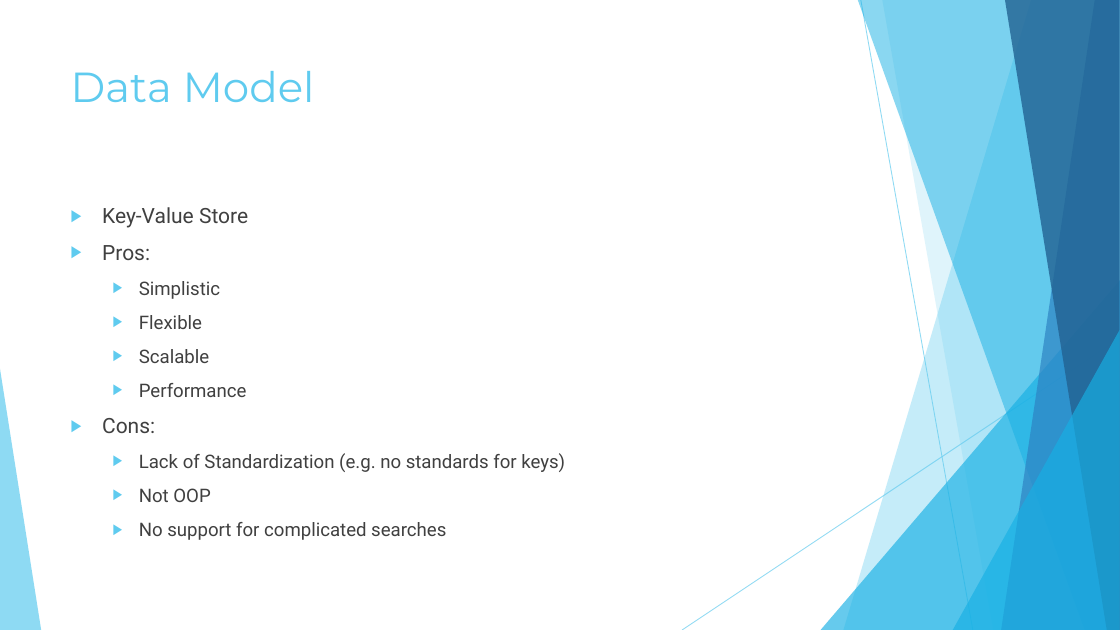
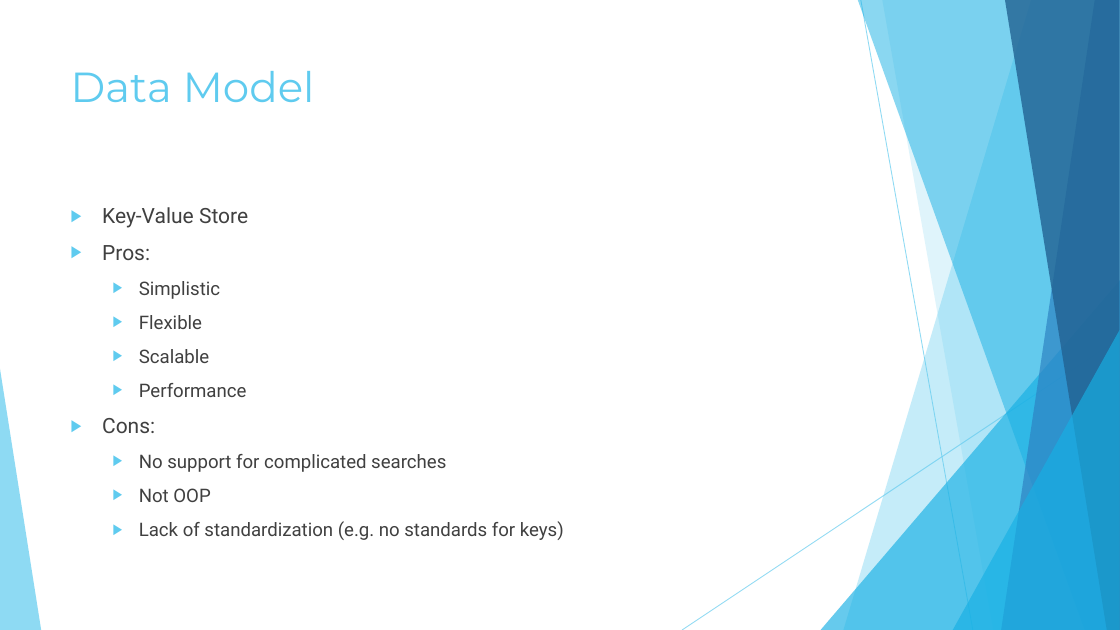
Before and after one commit to shellucas/BerkeleyDBDemo, a slide deck: slide 3 of Berkeley DB.pptx. Drawn at 1120x630 pixels with LibreOffice and Linux fonts; fonts in the diff are those of the drawing. Boxes give left, top, right and bottom in pixels: in the first picture for what was removed or moved away, otherwise in the second. Text is boxed around its words. In the diff, an @@ line names an element or a change of style, - is before the commit and + after.

Commit message:
updated ppt

```diff
--- a/Berkeley DB.pptx
+++ b/Berkeley DB.pptx
@@ text at bbox=[139, 454, 446, 472]: text changed @@
-  ▶ Lack of Standardization (e.g. no standards for keys)
+  ▶ No support for complicated searches
@@ text at bbox=[139, 521, 564, 540]: text changed @@
-  ▶ No support for complicated searches
+  ▶ Lack of standardization (e.g. no standards for keys)
```
Also in this commit, not shown: 4 other slides changed.
